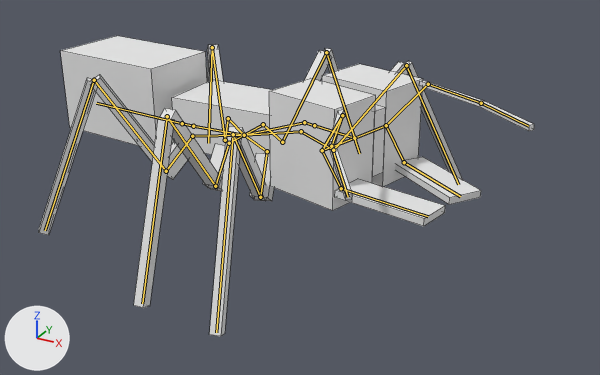
The Blender file models/ant_soldier.blend as it was, and as the next commit left it.
One viewpoint serves both versions: a 50 mm camera at (5.61, -8.79, 4.9) aimed at (0.73, 0.09, 0.46). The axes (+X, +Y, +Z) are drawn at lower left. The lights are the same throughout. Both versions are drawn at frame 40 of the action 'ArmatureAction'; the numbers are the values there. The bones that bend it are drawn over the model as lines. Mesh edges are drawn as thin lines.
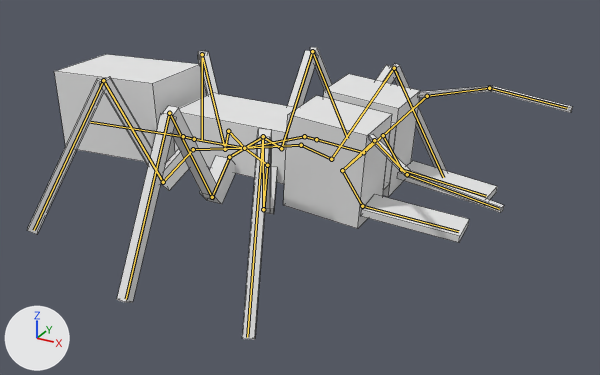
Where the change shows, as pixel boxes (x1, y1, x2, y2) in the pictures (600 x 375 px):
'Cube', posed (10% wider): before (39, 36, 534, 336); after (27, 47, 573, 339)
bone 'Bone', root to tip: before (193, 126) to (244, 135); after (194, 139) to (244, 148)
bone 'Bone.004', root to tip: before (304, 122) to (314, 125); after (304, 136) to (316, 139)
bone 'Bone.012', root to tip: before (428, 84) to (481, 103); after (427, 96) to (489, 88)
bone 'Bone.013', root to tip: before (481, 103) to (528, 126); after (489, 88) to (567, 108)
bone 'Bone.016', root to tip: before (404, 162) to (460, 196); after (401, 169) to (486, 196)
bone 'Bone.014', root to tip: before (342, 115) to (331, 146); after (374, 140) to (407, 174)
bone 'Bone.015', root to tip: before (331, 146) to (348, 197); after (407, 174) to (499, 209)
bone 'Bone.024', root to tip: before (228, 118) to (225, 140); after (228, 131) to (225, 149)
bone 'Bone.025', root to tip: before (301, 131) to (333, 150); after (301, 145) to (331, 159)
bone 'Bone.028', root to tip: before (333, 150) to (406, 65); after (331, 159) to (394, 68)
bone 'Bone.031', root to tip: before (406, 65) to (458, 184); after (394, 68) to (443, 177)
bone 'Bone.026', root to tip: before (263, 124) to (282, 142); after (263, 137) to (281, 148)
bone 'Bone.033', root to tip: before (229, 143) to (215, 186); after (229, 157) to (212, 197)
bone 'Bone.034', root to tip: before (192, 136) to (166, 171); after (193, 149) to (163, 182)
bone 'Bone.035', root to tip: before (267, 151) to (260, 197); after (267, 165) to (263, 209)
bone 'Bone.001', root to tip: before (193, 126) to (182, 123); after (194, 139) to (183, 136)
bone 'Bone.002', root to tip: before (182, 123) to (96, 103); after (183, 136) to (90, 122)

The change in detail:
Bone 'Bone' (bone_bone) moves from (-1.27, 0.02, 0.0) to (-1.08, 0.02, 0.0).
Bone 'Bone.004' (bone_bone_004) turns from (0, 0, -14) to (-5, 3, 0) degrees about its own x, y and z.
Bone 'Bone.012' (bone_bone_012) turns from (0, 0, -13) to (3, -3, 46) degrees about its own x, y and z.
Bone 'Bone.013' (bone_bone_013) moves from (0.0, 0.0, 0.0) to (0.01, 0.01, 0.0).
Bone 'Bone.013' (bone_bone_013) turns from (4, 6, -16) to (-7, 0, -45) degrees about its own x, y and z.
Bone 'Bone.016' (bone_bone_016) turns from (0, 0, -20) to (0, 0, -4) degrees about its own x, y and z.
Bone 'Bone.014' (bone_bone_014) turns from (0, 0, -56) to (3, 3, -46) degrees about its own x, y and z.
Bone 'Bone.015' (bone_bone_015) moves from (0.0, 0.0, 0.0) to (0.01, -0.01, 0.0).
Bone 'Bone.015' (bone_bone_015) turns from (-6, 1, 16) to (-7, 0, 40) degrees about its own x, y and z.
Bone 'Bone.024' (bone_bone_024) turns from (-50, 0, 42) to (-46, -5, 46) degrees about its own x, y and z.
Bone 'Bone.025' (bone_bone_025) turns from (-35, 2, -38) to (-32, 4, -30) degrees about its own x, y and z.
Bone 'Bone.028' (bone_bone_028) turns from (79, -3, -2) to (82, -2, -1) degrees about its own x, y and z.
Bone 'Bone.031' (bone_bone_031) turns from (-107, 1, -1) to (-110, 0, 0) degrees about its own x, y and z.
Bone 'Bone.026' (bone_bone_026) turns from (-41, 0, -7) to (-34, 0, 0) degrees about its own x, y and z.
Bone 'Bone.033' (bone_bone_033) turns from (-51, 0, 3) to (-43, 0, 0) degrees about its own x, y and z.
Bone 'Bone.034' (bone_bone_034) turns from (-51, 0, -48) to (-44, 7, -48) degrees about its own x, y and z.
Bone 'Bone.035' (bone_bone_035) turns from (-54, 0, 15) to (-48, -4, 27) degrees about its own x, y and z.
Bone 'Bone.001' (bone_bone_001) moves from (0.0, 0.0, 1.27) to (0.0, 0.0, 1.08).
Bone 'Bone.002' (bone_bone_002) turns from (0, 0, -6) to (-2, 0, 0) degrees about its own x, y and z.
